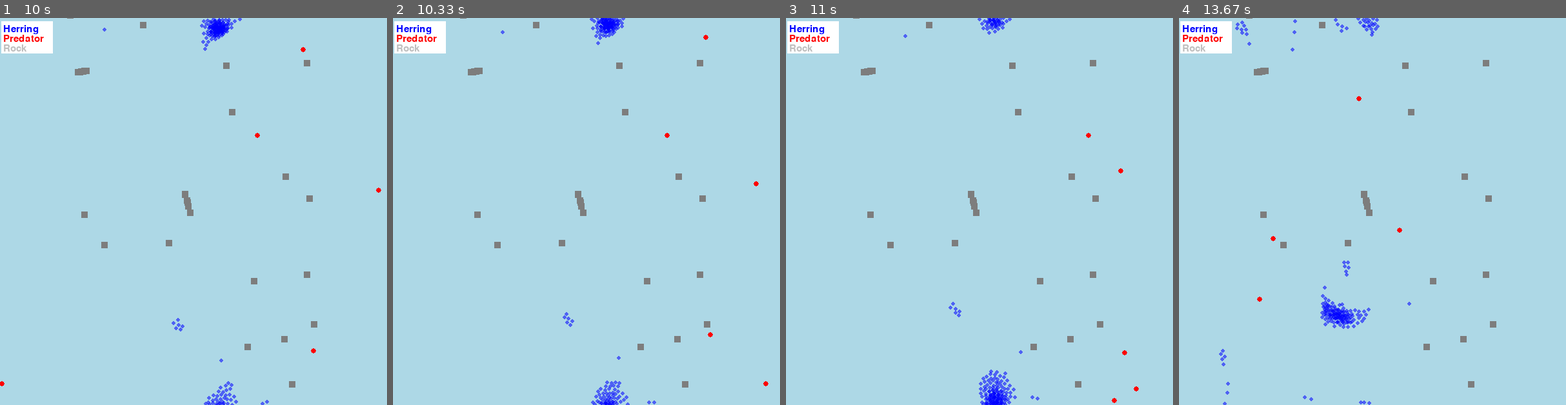
Above: before the commit, frames 1-4 (left to right).
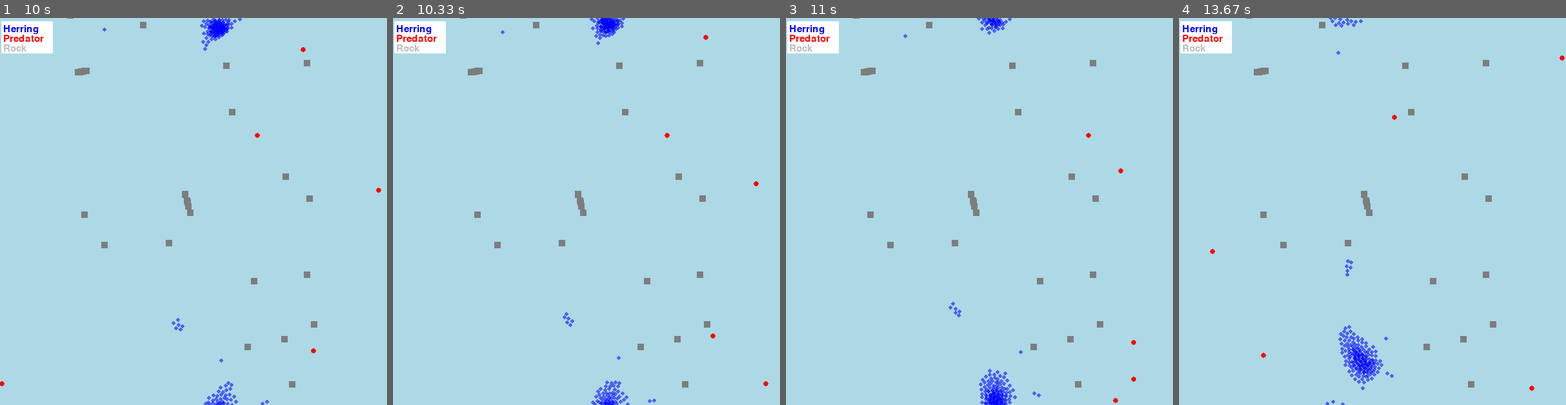
Above: after the commit, the same moments.

Repository: suus-stack/PCA
Game: pygame game, started from code/gamefish.py
Two runs of this game, one before a commit and one after it. Both use one fixed random seed, a clock stepped at 60 frames per second and the inputs below.
Inputs:
- Up to frame 1 (10 s): tap Enter every 0.33 s from 8.83 to 9.83 s
- Up to frame 2 (10.33 s): tap Enter at 10.17 s
- Up to frame 3 (11 s): tap Enter at 10.5, 10.83 s
- Up to frame 4 (13.67 s): tap Enter every 0.33 s from 11.17 to 13.5 s

Frame 1 is identical in both runs. In frame 2, less than 0.1% of the frame differs, in the area x 65-84%, y 81-100%; in frame 3, 0.3%; in frame 4, 1.9%, in the area x 8-100%, y 0-100%.

Commit message:
updated functions

Diff:
--- a/code/gamefish.py
+++ b/code/gamefish.py
@@ -89,13 +89,13 @@
         for herring in all_herring:
             distance_two_herring = self.position.distance_to(herring.position)
 
+            if distance_two_herring < 6 and herring != self:
+                Herring.herring_within_separation_distance += 1
+
             if herring != self and distance_two_herring != 0 and distance_two_herring < Config.SEPARATION_DISTANCE:
                     # Determine separation vector and add it to the total vector
                     separation_vector += ((self.position - herring.position) / distance_two_herring)
                     neighbour_herring_separation += 1
-
-                    if distance_two_herring < (Config.SEPARATION_DISTANCE/2):
-                        Herring.herring_within_separation_distance += 1
 
             if herring != self and distance_two_herring != 0 and distance_two_herring < Config.ALIGNMENT_DISTANCE:
                     # Add direction of the neighbour to the total alignment vector
@@ -470,8 +470,10 @@
             If true; areas between close rocks ar filled with more rocks.
         start_school: Bool
             If true; the herring are not randomly placed but in a school.
-        perception_change: Bool
-            If true; the perception length of predator changes over the time.
+        perception_change_predator: Bool
+            If true; the perception length of a predator changes over the time.
+        perception_change_herring: Bool
+            If true; the perception length of a herring changes over the time.
         alignment_distance: Float
             The distance that determines which neighbouring herring are used for the
             alignment rule.
@@ -705,21 +707,22 @@
     def perception_change(self, showed_frames, perception_list_predator, perception_list_herring, killed_count_ls):
         """ Function that changes the perception length over time for either the predator, herring or both.
 
-        Parameters: NOG AANPASSEN!!!!!!!!!!!!!!!!!!!!!!!!1
+        Parameters:
         -----------
         self: Experiment
             The experiment being simulated.
         showed_frames: Int
             The number of frames that is shown.
-        perception_lenghts_predator: List
-            List with the perception length of the predator on each measured
-            timepoint.
-        list_killed_herring: List
-            List with the number of killed herring between each timepoint.
+        perception_list_predator: List
+            List with the perception length of the predator on each measured timepoint.
+        perception_list_predator: List
+            List with the perception length of the herring on each measured timepoint.
+        killed_count_ls: List
+            List with the number of killed herring between each measured timepoint
 
         Returns:
         -----------
-        perception_lenghts_predator: List
+        return_values: Dictionary
             List with the perception length of the predator on each measured
             timepoint.
         list_killed_herring: List
@@ -757,8 +760,13 @@
 
 
     def run(self):
-        """ Function that runs an experiment."""
-
+        """ Function that runs an experiment.
+
+        Parameters:
+        -----------
+        self: Experiment
+            The experiment being simulated.
+        """
         pygame.font.init()
         pygame.init()
         return_values = {}
@@ -851,6 +859,5 @@
     11: The separation distance (float). Default set to 6.
     """
     doctest.testmod()
-    experiment_example = Experiment(200, 5, 20, 240, True, True, True, True, 32, 32, 6)
+    experiment_example = Experiment(200, 5, 20, 20, True, True, False, False, 32, 32, 6)
     return_values = experiment_example.run()
-    print(return_values)
